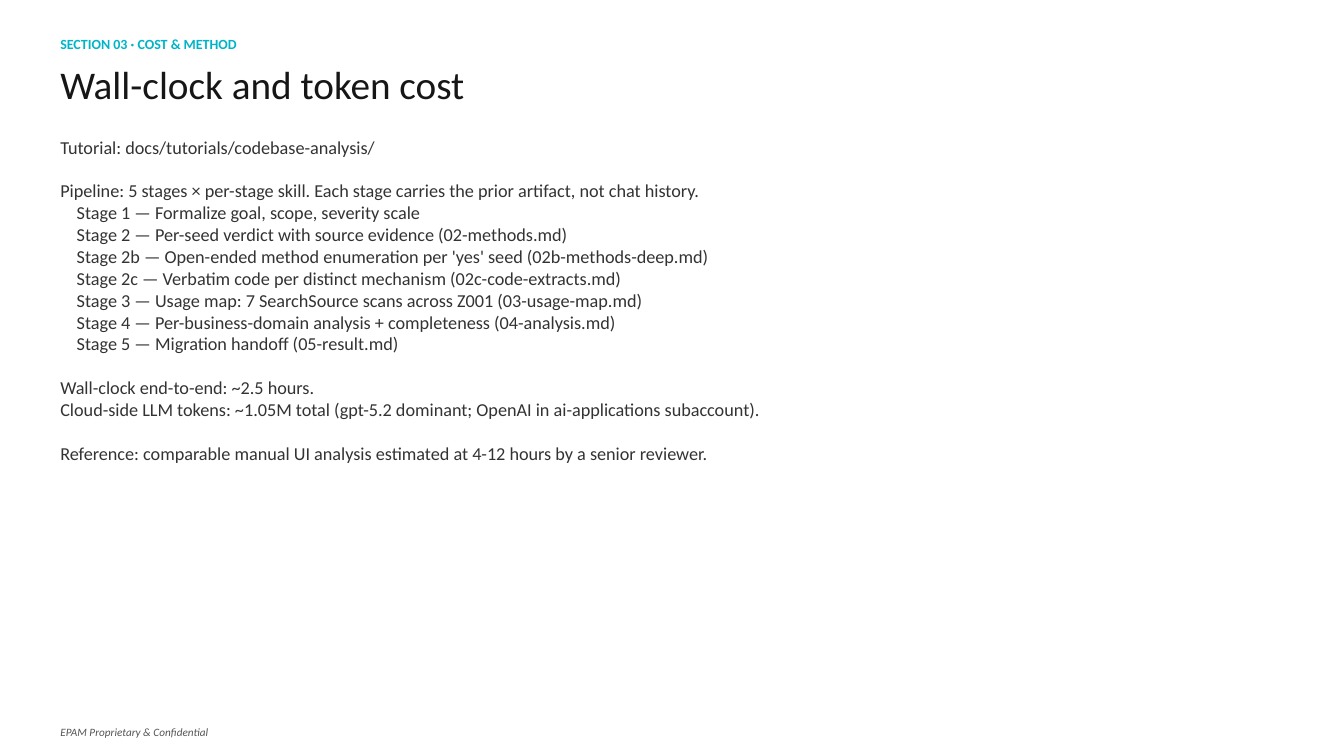
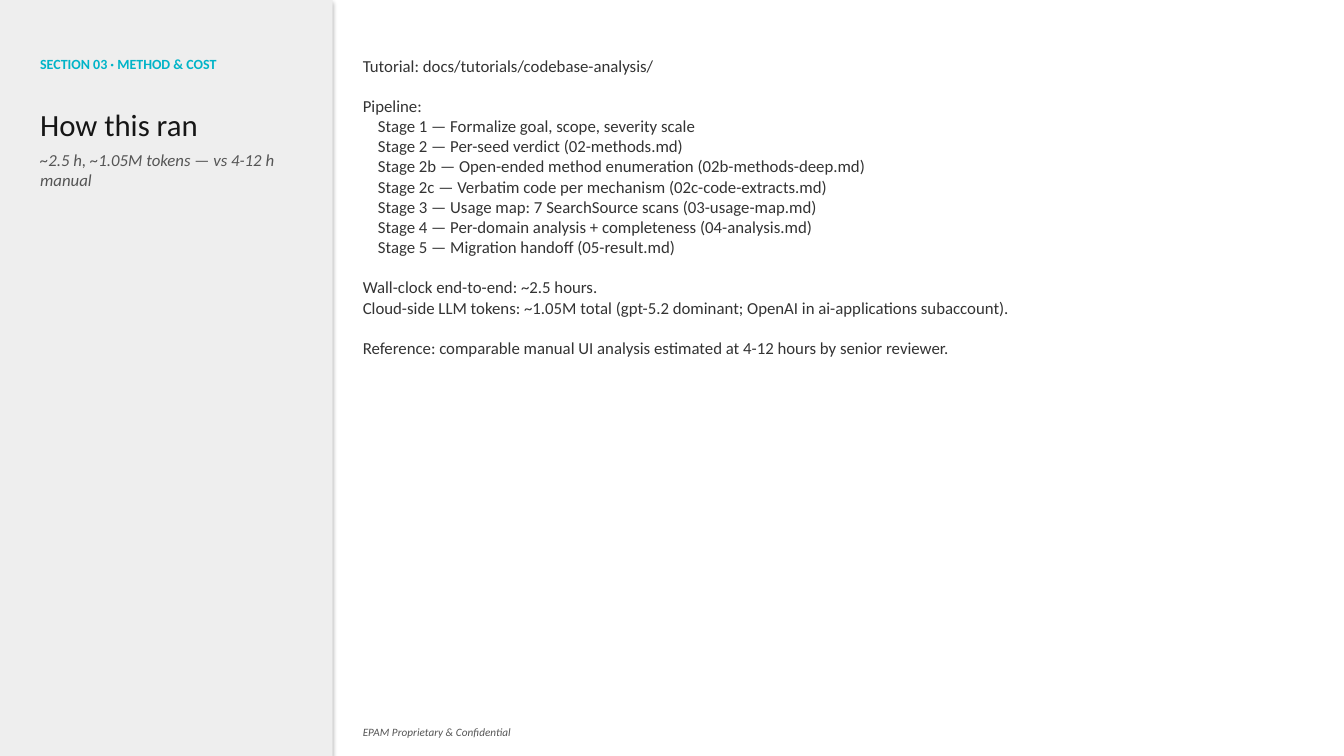
Before and after one commit to fr0ster/cloud-llm-hub, a slide deck: slide 12 of docs/tutorials/codebase-analysis/examples/report.pptx. Drawn at 1344x756 pixels with LibreOffice and Linux fonts; fonts in the diff are those of the drawing. Boxes give left, top, right and bottom in pixels: in the first picture for what was removed or moved away, otherwise in the second. Text is boxed around its words. In the diff, an @@ line names an element or a change of style, - is before the commit and + after.

```diff
--- a/docs/tutorials/codebase-analysis/examples/report.pptx
+++ b/docs/tutorials/codebase-analysis/examples/report.pptx
@@ rectangle added at box(0, 0, 333, 756), fill #EEEEEE @@
@@ text "Tutorial: docs/tutorials/codebase-analysis/": place and size @@
-text "Tutorial: docs/tutorials/codebase-analysis/" at box(60, 141, 760, 463)
+text "Tutorial: docs/tutorials/codebase-analysis/" at box(363, 60, 1009, 357)
@@ text at box(40, 60, 216, 69): text changed @@
-SECTION 03 · COST & METHOD
+SECTION 03 · METHOD & COST
@@ text removed at box(60, 71, 464, 100) @@
-Wall-clock and token cost
@@ text at box(363, 60, 1009, 317): size 13 to 12 pt in "Tutorial: docs/tutorials/codebase-analysis/", "Stage 1 — Formalize goal, scope, severity ...", "Stage 5 — Migration handoff (05-result.md)", "Wall-clock end-to-end: ~2.5 hours." and 1 more places @@
@@ text added at box(40, 114, 275, 186), 12 pt, text #555555, italic @@
+How this ran
+~2.5 h, ~1.05M tokens — vs 4-12 h manual
@@ text at box(363, 100, 422, 115): text changed; size 13 to 12 pt @@
-Pipeline: 5 stages × per-stage skill. Each stage carries the prior artifact, not chat history.
+Pipeline:
@@ text at box(378, 140, 865, 236): text changed; size 13 to 12 pt @@
-Stage 2 — Per-seed verdict with source evidence (02-methods.md)
-Stage 2b — Open-ended method enumeration per 'yes' seed (02b-methods-deep.md)
-Stage 2c — Verbatim code per distinct mechanism (02c-code-extracts.md)
-Stage 3 — Usage map: 7 SearchSource scans across Z001 (03-usage-map.md)
-Stage 4 — Per-business-domain analysis + completeness (04-analysis.md)
+Stage 2 — Per-seed verdict (02-methods.md)
+Stage 2b — Open-ended method enumeration (02b-methods-deep.md)
+Stage 2c — Verbatim code per mechanism (02c-code-extracts.md)
+Stage 3 — Usage map: 7 SearchSource scans (03-usage-map.md)
+Stage 4 — Per-domain analysis + completeness (04-analysis.md)
@@ text at box(363, 342, 948, 357): text changed; size 13 to 12 pt @@
-Reference: comparable manual UI analysis estimated at 4-12 hours by a senior reviewer.
+Reference: comparable manual UI analysis estimated at 4-12 hours by senior reviewer.
@@ text "EPAM Proprietary & Confidential": place and size @@
-text "EPAM Proprietary & Confidential" at box(60, 728, 208, 738)
+text "EPAM Proprietary & Confidential" at box(363, 728, 511, 738)
```
Also in this commit, not shown: 10 other slides changed, 21 other files.
